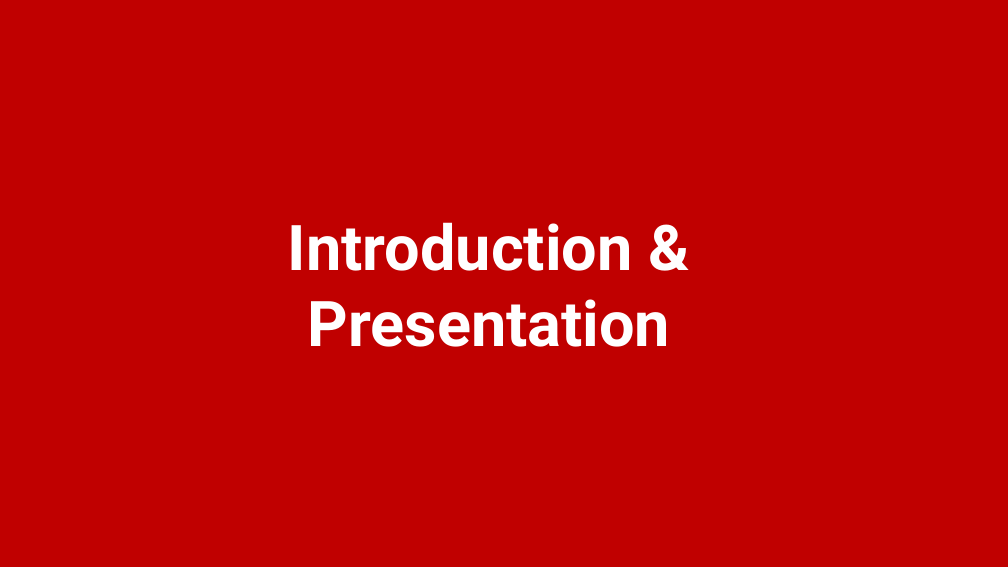
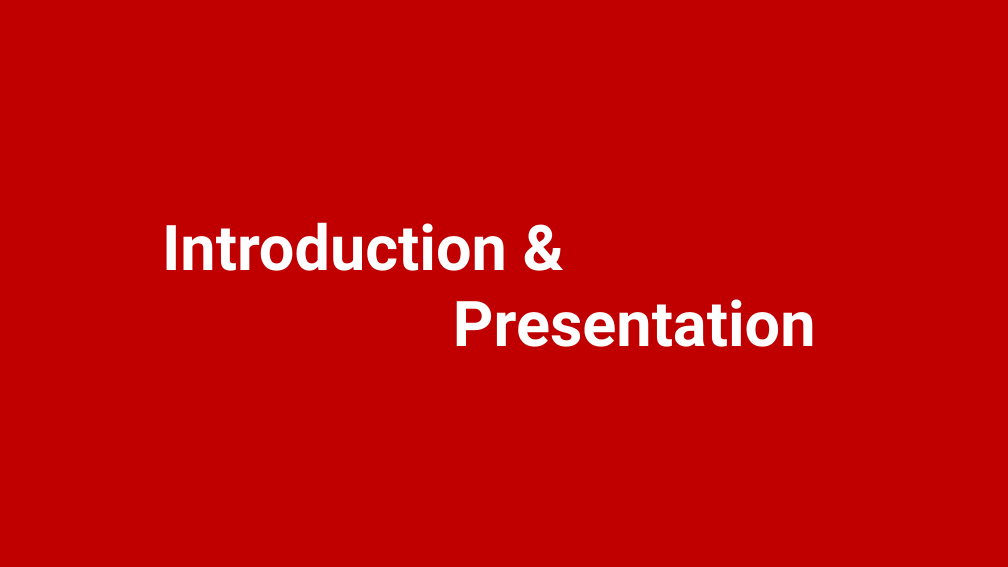
Before and after one commit to lahcenrahlaoui/Wingardium_Leviosaaaa, a slide deck: slide 3 of Presentation-projet-SQLite (1) - Copy.pptx. Drawn at 1008x567 pixels with LibreOffice and Linux fonts; fonts in the diff are those of the drawing. Boxes give left, top, right and bottom in pixels: in the first picture for what was removed or moved away, otherwise in the second. Text is boxed around its words. In the diff, an @@ line names an element or a change of style, - is before the commit and + after.

```diff
--- a/Presentation-projet-SQLite (1) - Copy.pptx
+++ b/Presentation-projet-SQLite (1) - Copy.pptx
@@ text at (x1=162, y1=222, x2=816, y2=347): text changed @@
-Introduction & Presentation
+Introduction &
+Presentation
```
Also in this commit, not shown: 14 other slides changed, 14 slides added, 9 slides removed.
